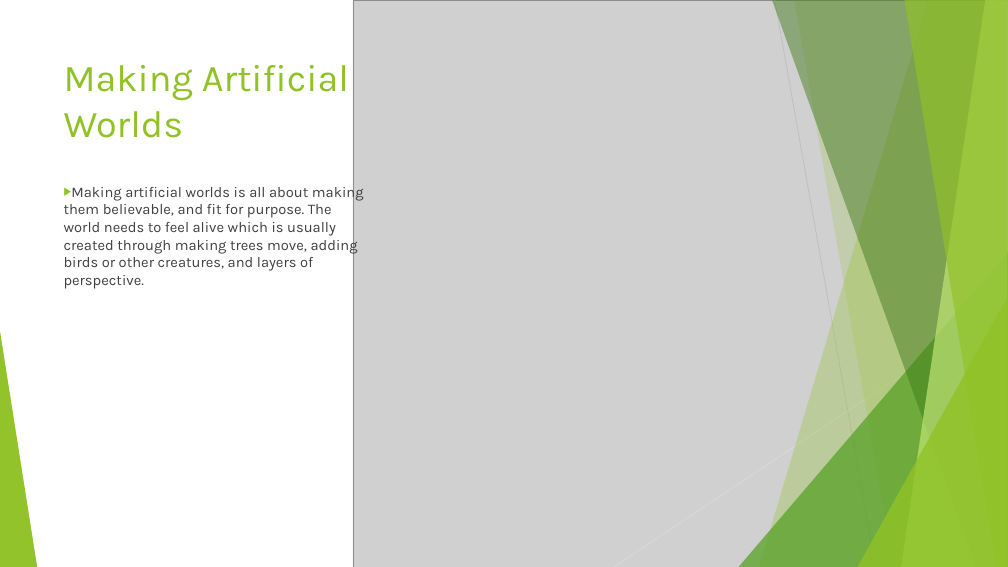
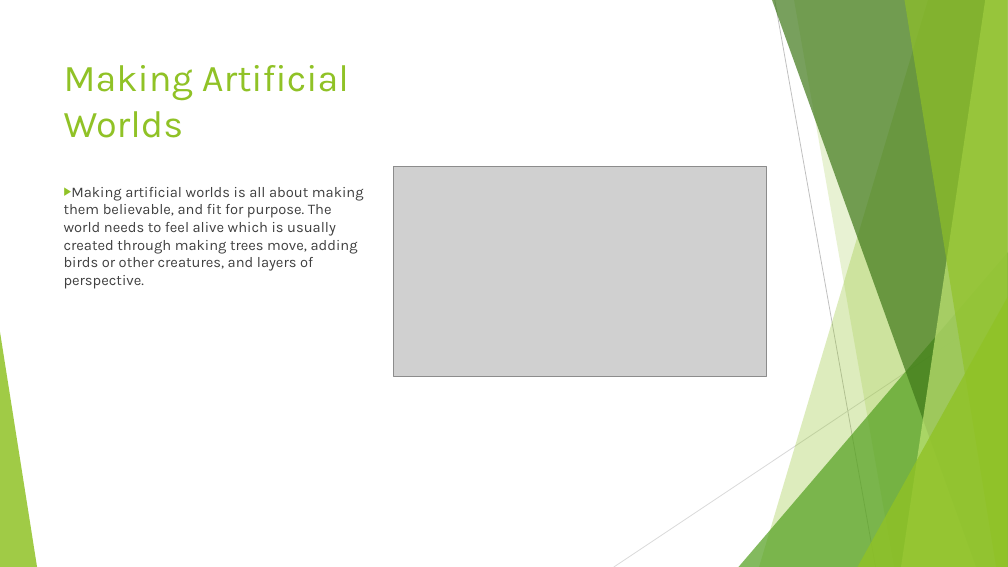
Before and after one commit to LewisMoltenPlanet/Collage-Work, a slide deck: slide 7 of Assignments/Flash For Computer Games.pptx. Drawn at 1008x567 pixels with LibreOffice and Linux fonts; fonts in the diff are those of the drawing; grey boxes stand for pictures. Boxes give left, top, right and bottom in pixels: in the first picture for what was removed or moved away, otherwise in the second. Text is boxed around its words. In the diff, an @@ line names an element or a change of style, - is before the commit and + after.

```diff
--- a/Assignments/Flash For Computer Games.pptx
+++ b/Assignments/Flash For Computer Games.pptx
@@ freeform shape removed at box(759, 0, 1008, 567) @@
@@ freeform shape removed at box(772, 0, 1008, 567) @@
@@ line removed from (775, 0) to (876, 567) @@
@@ line added from (775, 0) to (876, 567), #BFBFBF 0.75 pt @@
@@ freeform shape removed at box(794, 0, 1008, 567) @@
@@ freeform shape removed at box(901, 0, 1008, 567) @@
@@ freeform shape removed at box(904, 0, 1008, 567) @@
@@ picture: place and size @@
-picture at box(353, 0, 1008, 567)
+picture at box(394, 166, 768, 377)
@@ triangle removed at box(739, 252, 1008, 567) @@
@@ triangle removed at box(858, 297, 1008, 567) @@
@@ line removed from (1008, 305) to (614, 567) @@
@@ line added from (1008, 305) to (614, 567), #D9D9D9 0.75 pt @@
@@ group removed at box(0, 0, 1008, 567): 5 freeform shapes, 3 triangles @@
```
Also in this commit, not shown: 5 other slides changed, 2 slides added.
